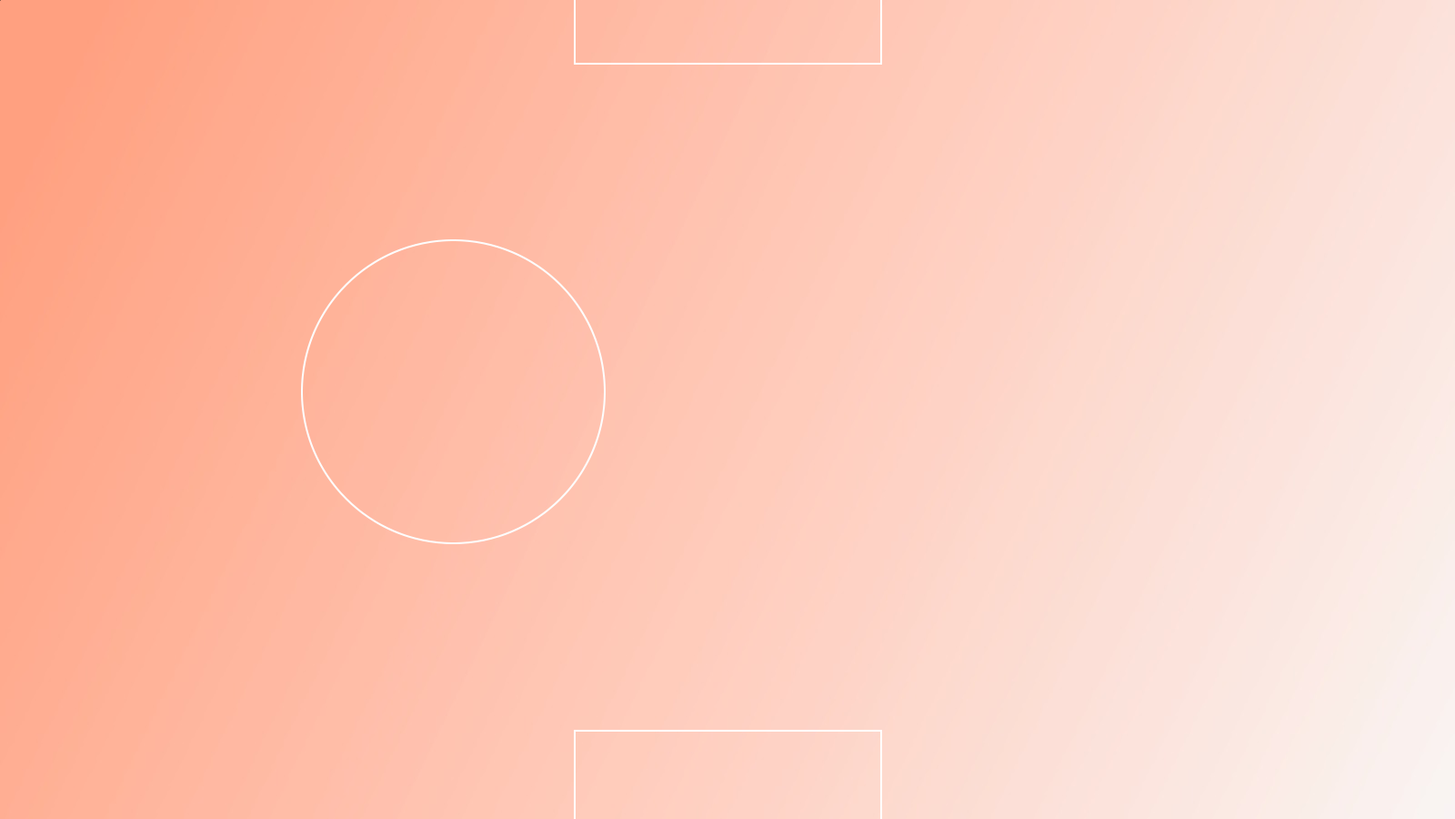
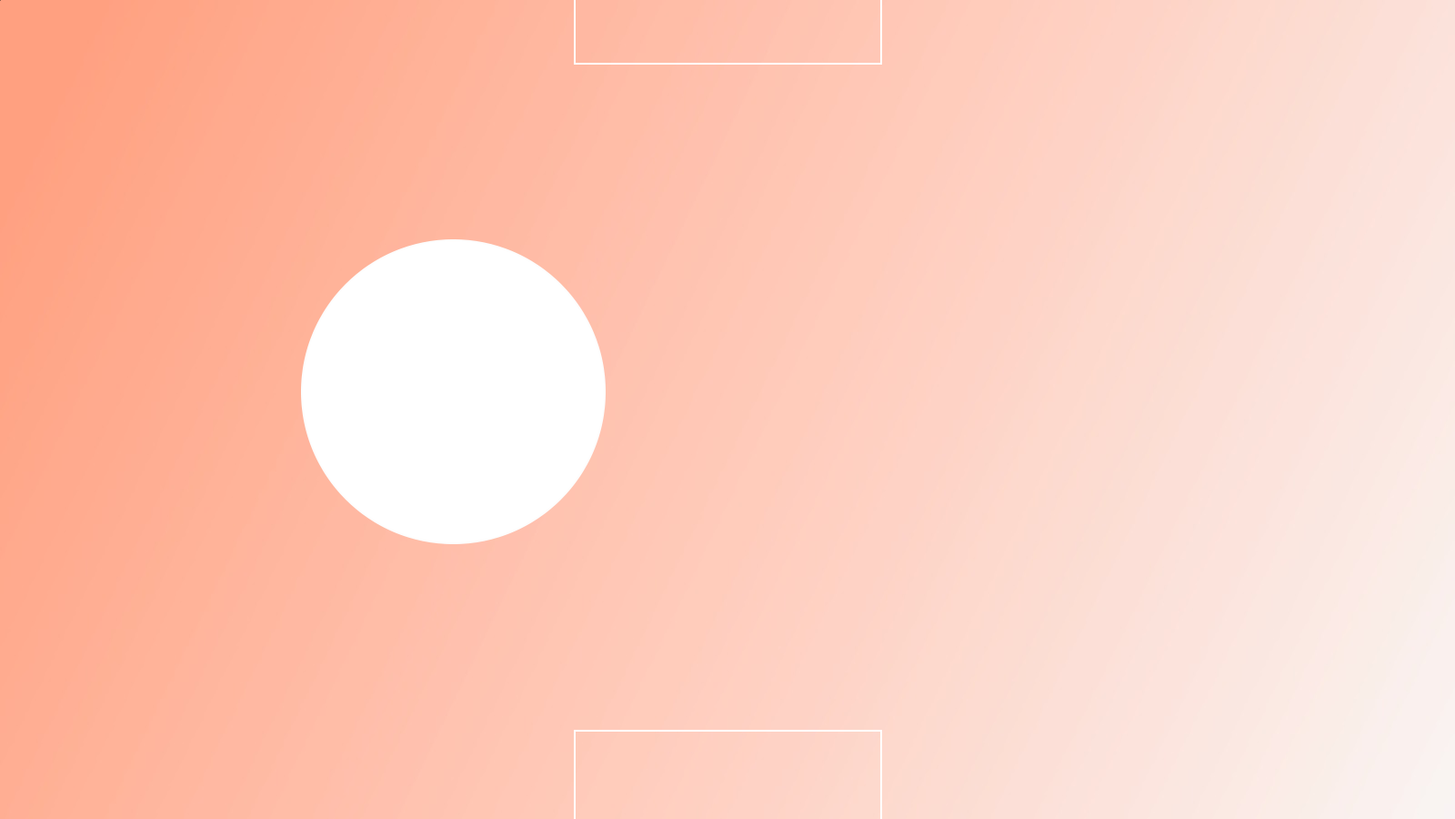
The second 1455x819 image is a revision of the first. Changes to its layers:
painted on "Elipse 1" over <box>302,241,604,543</box>
